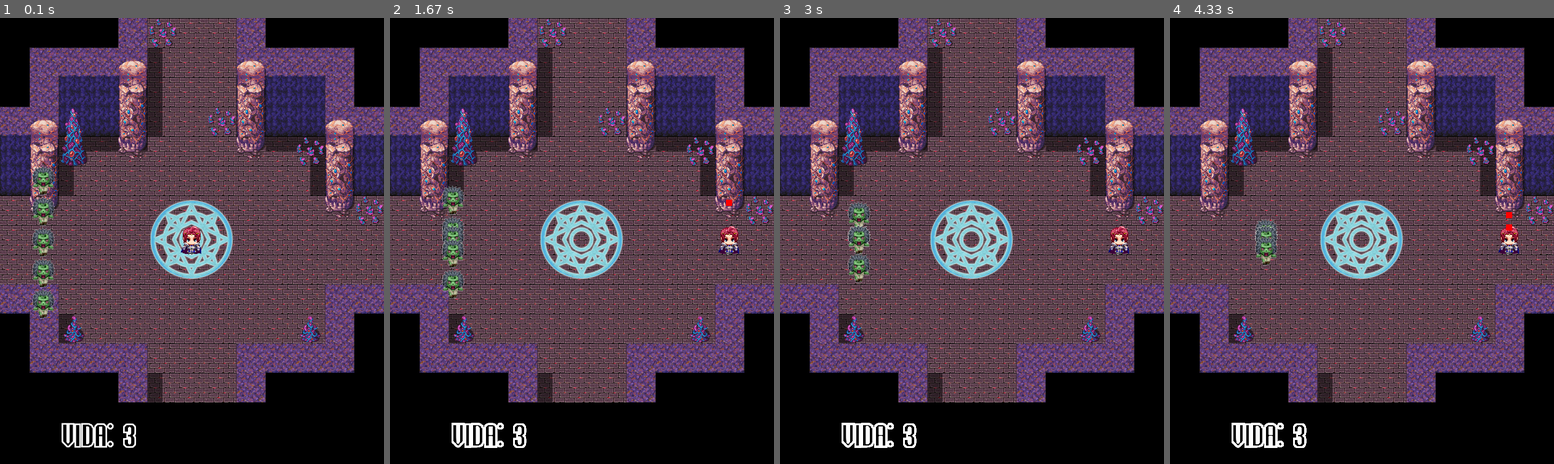
Above: before the commit, frames 1-4 (left to right).
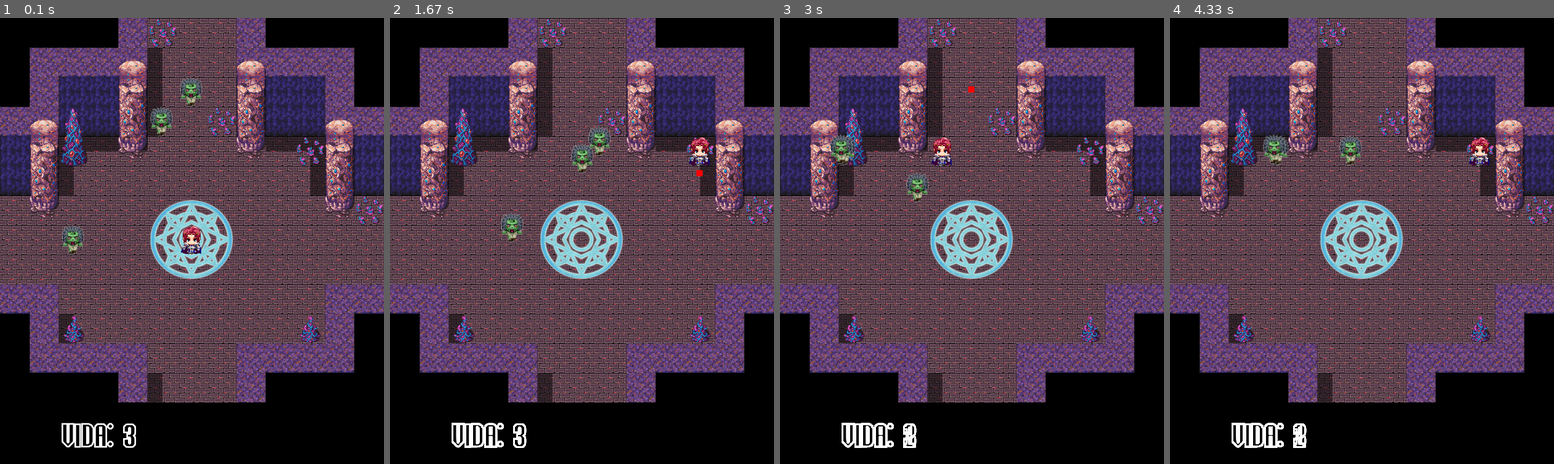
Above: after the commit, the same moments.

Repository: thais-bm/infinity-dungeon
Game: pygame game, started from game/main_game.py
Same seed, same stepped clock (60 frames per second), same inputs: the game is played once before the commit and once after it.
Inputs:
- Up to frame 1 (0.1 s): no input
- Up to frame 2 (1.67 s): tap A at 0.33 s; hold Right 0.67-1.13 s; hold W 1.17-1.47 s; tap Z at 1.23 s
- Up to frame 3 (3 s): hold A 2-2.53 s; tap Z at 2.07, 2.37, 2.97 s; hold D from 2.9 s (still down)
- Up to frame 4 (4.33 s): release D at 3.3 s; hold D from 3.73 s (still down); tap Z at 3.8, 4.1 s

The runs differ from the first frame. In frame 1, 2.1% of the frame differs, in the area x 8-53%, y 13-68%; in frame 2, 2.4%, in the area x 13-91%, y 24-63%; in frame 3, 1.9%; in frame 4, 1.6%.

Commit message:
Added WASD + Hardcoded monsters spawn
+ Tentativa de criar classe Player (não funcional)

Diff:
--- a/game/phase_1.py
+++ b/game/phase_1.py
@@ -1,5 +1,8 @@
+import time
+
 import pygame
 import sys
+import random
 
 """
 TO-DO LIST
@@ -14,6 +17,7 @@
 -> Animação dos boneco
 -> Fade in e Fade Out
 -> Levar as classes para o classes/player.py n vai precisar repetir as classes aqui presentes 0913292 vezes
+-> Naturalizar a mov dos monstros hihi
 """
 
 
@@ -67,14 +71,14 @@
                             self.kill()
 
     class Monster(pygame.sprite.Sprite):
-        def __init__(self, x, y):
+        def __init__(self, pos_x, pos_y):
             pygame.sprite.Sprite.__init__(self)
+            self.position = [pos_x, pos_y]
             self.image = pygame.image.load('assets/monster_2/tile000.png').convert_alpha()  # Tamanho do monstro
-            self.rect = self.image.get_rect(topleft=(x, y))
-            self.speed = 2  # Velocidade do monstro
+            self.rect = self.image.get_rect(topleft=(self.position[0] * TILE_SIZE, self.position[1] * TILE_SIZE))
+            self.speed = 5
 
         def update(self, player_pos):
-            # Move em direção ao jogador
             if self.rect.x < player_pos[1] * 48:
                 self.rect.x += self.speed
             elif self.rect.x > player_pos[1] * 48:
@@ -85,6 +89,21 @@
             elif self.rect.y > player_pos[0] * 48:
                 self.rect.y -= self.speed
 
+
+    class Player(pygame.sprite.Sprite):
+        def __init__(self):
+            pygame.sprite.Sprite.__init__(self)
+            self.life = 3
+            self.position = [7, 6]
+            self.direction = 'Down'  # Up, Down, Left, Right
+            self.sprites = []
+            self.image = pygame.image.load(f'assets/player_walking/tile00{0}.png').convert_alpha()
+            self.rect = self.image.get_rect()
+            self.rect.x = self.position[1] * TILE_SIZE
+            self.rect.y = self.position[0] * TILE_SIZE
+
+
+
     # Player
     player_pos = [7, 6]  # Começa na posição (1, 1)
     TILE_SIZE = 48
@@ -94,9 +113,13 @@
     all_bullets = pygame.sprite.Group()
     all_monsters = pygame.sprite.Group()
 
-    for i in range(5):  # Número de monstros
-        monster = Monster(1 * TILE_SIZE, 5 * TILE_SIZE + i * 50)  # Colocar monstros em posições diferentes
-        all_monsters.add(monster)
+    # Fiz hardcoded até saber o que fazer
+    monster = Monster(2, 7)
+    all_monsters.add(monster)
+    monster = Monster(6, 2)
+    all_monsters.add(monster)
+    monster = Monster(5, 3)
+    all_monsters.add(monster)
 
     # Menu loop
     game_loop = True
@@ -137,16 +160,16 @@
 
         # Movimentação do jogador
         keys = pygame.key.get_pressed()
-        if keys[pygame.K_LEFT]:
+        if keys[pygame.K_LEFT] or keys[pygame.K_a]:
             if can_move(player_pos[0], player_pos[1] - 1):
                 player_pos[1] -= 1
-        elif keys[pygame.K_RIGHT]:
+        elif keys[pygame.K_RIGHT] or keys[pygame.K_d]:
             if can_move(player_pos[0], player_pos[1] + 1):
                 player_pos[1] += 1
-        elif keys[pygame.K_UP]:
+        elif keys[pygame.K_UP] or keys[pygame.K_w]:
             if can_move(player_pos[0] - 1, player_pos[1]):
                 player_pos[0] -= 1
-        elif keys[pygame.K_DOWN]:
+        elif keys[pygame.K_DOWN] or keys[pygame.K_s]:
             if can_move(player_pos[0] + 1, player_pos[1]):
                 player_pos[0] += 1
         if keys[pygame.K_z]:
